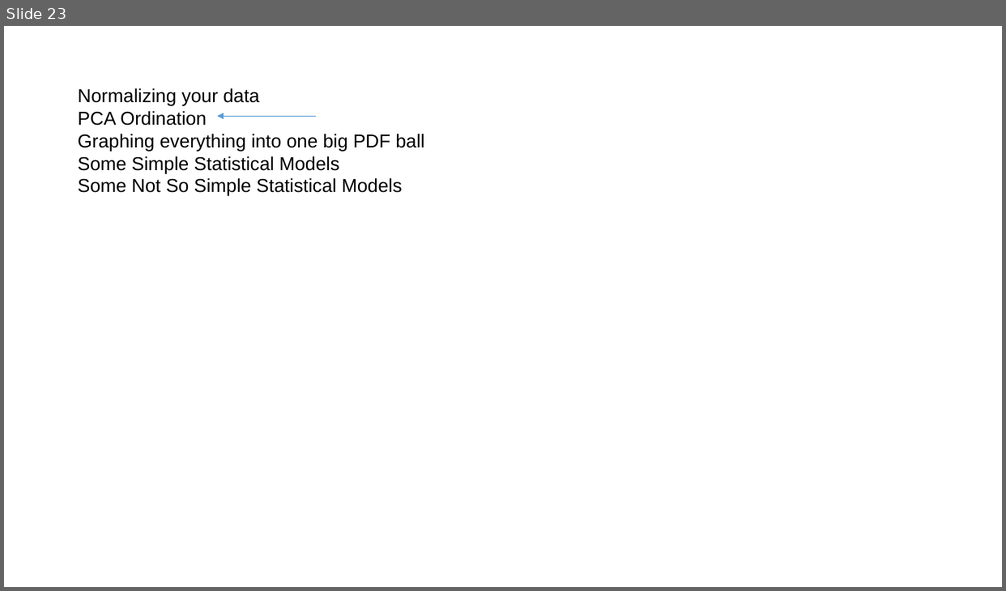
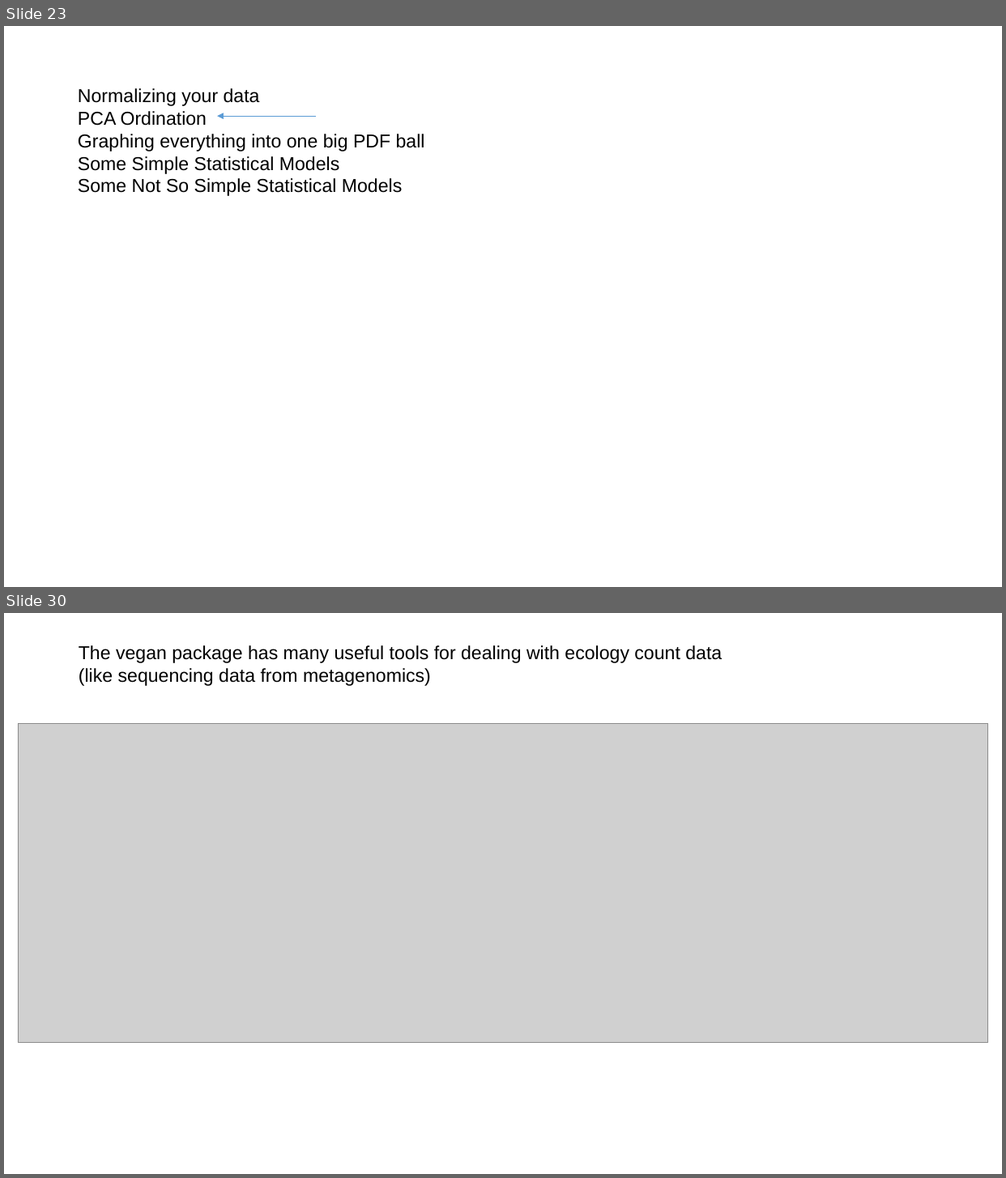
Before and after one commit to afodor/afodor.github.io, a slide deck: classes/ChapelHill2018/ch.pptx. Shown one above the other, each under a label of ours: slide 23 before the commit, slides 23 and 30 after it; the slides between them are not shown. The pictures are 1006x591 and 1006x1178 pixels, drawn with LibreOffice and Linux fonts; fonts in the diff are those of the drawing; grey boxes stand for pictures. Boxes give left, top, right and bottom in pixels: in the first picture for what was removed or moved away, otherwise in the second. Text is boxed around its words. In the diff, an @@ line names an element or a change of style, - is before the commit and + after.

```diff
--- a/classes/ChapelHill2018/ch.pptx
+++ b/classes/ChapelHill2018/ch.pptx
@@ slide 30 added at (4,613,1002,1174), background #FFFFFF @@
@@ text added at (79,645,722,686), 18 pt, text #000000 @@
+The vegan package has many useful tools for dealing with ecology count data
+(like sequencing data from metagenomics)
@@ picture added at (19,724,988,1043) @@
```
Also in this commit, not shown: 21 other slides added.
